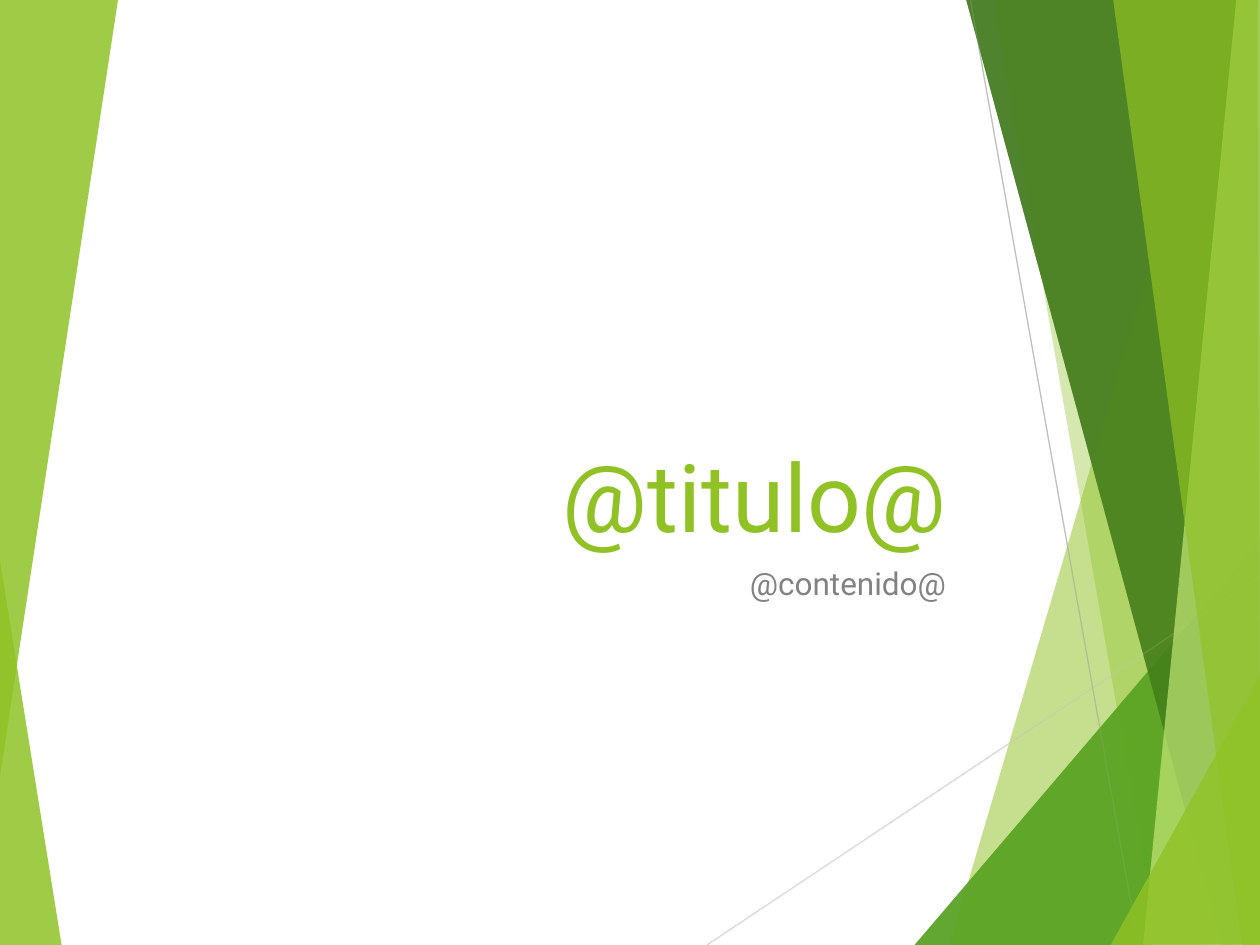
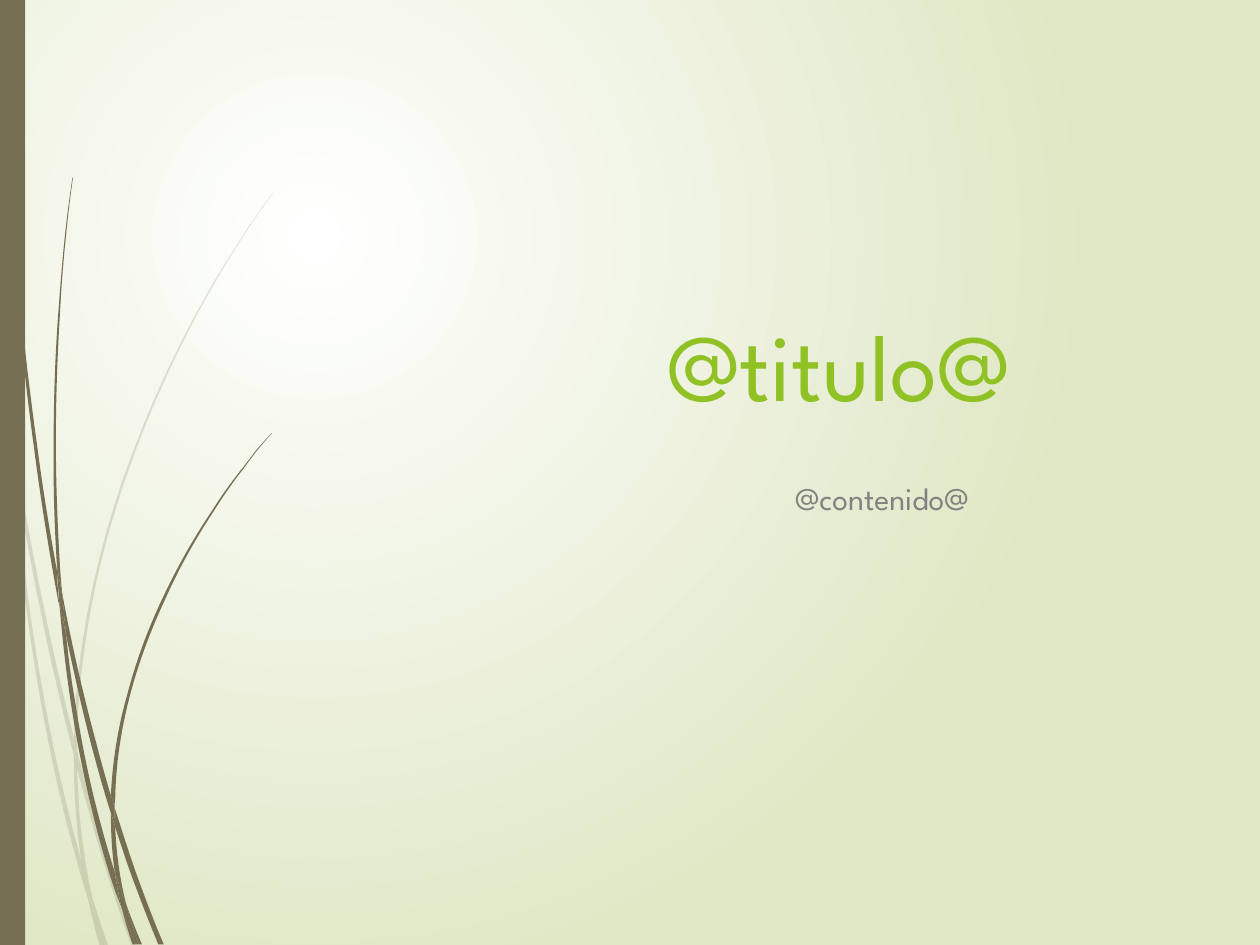
Before and after one commit to wangfei660/EasyOffice, a slide deck: slide 1 of example1.pptx. Drawn at 1260x945 pixels with LibreOffice and Linux fonts; fonts in the diff are those of the drawing. Boxes give left, top, right and bottom in pixels: in the first picture for what was removed or moved away, otherwise in the second. Text is boxed around its words. In the diff, an @@ line names an element or a change of style, - is before the commit and + after.

```diff
--- a/example1.pptx
+++ b/example1.pptx
@@ background #FFFFFF to gradient #FFFFFF to #DFE8C4 @@
@@ rectangle added at <box>0,0,25,945</box>, fill #766F54 @@
@@ freeform shape at <box>53,178,73,595</box>: fill #90C226 at 85% opacity to #766F54 @@
@@ freeform shape: place and size @@
-freeform shape at <box>0,0,117,784</box>
+freeform shape at <box>53,178,73,595</box>
@@ title "@titulo@" at <box>667,336,1010,402</box>: font Roboto to League Spartan @@
@@ title "@titulo@": place and size @@
-title "@titulo@" at <box>563,461,946,553</box>
+title "@titulo@" at <box>667,336,1010,402</box>
@@ subtitle "@contenido@": place and size @@
-subtitle "@contenido@" at <box>750,571,946,602</box>
+subtitle "@contenido@" at <box>795,488,968,510</box>
@@ subtitle "@contenido@" at <box>795,488,968,510</box>: font Roboto to League Spartan @@
@@ freeform shape: place and size @@
-freeform shape at <box>0,553,62,945</box>
+freeform shape at <box>59,601,122,910</box>
@@ freeform shape at <box>59,601,122,910</box>: fill #90C226 at 85% opacity to #766F54 @@
@@ group removed at <box>915,0,1260,945</box>: 7 freeform shapes @@
@@ group removed at <box>707,0,1260,945</box>: 7 freeform shapes, 2 lines @@
@@ group added at <box>0,193,273,945</box>: 10 freeform shapes @@
@@ group added at <box>3,0,272,945</box>: 10 freeform shapes @@
```
Also in this commit, not shown: 4 slides removed, 4 other files.
